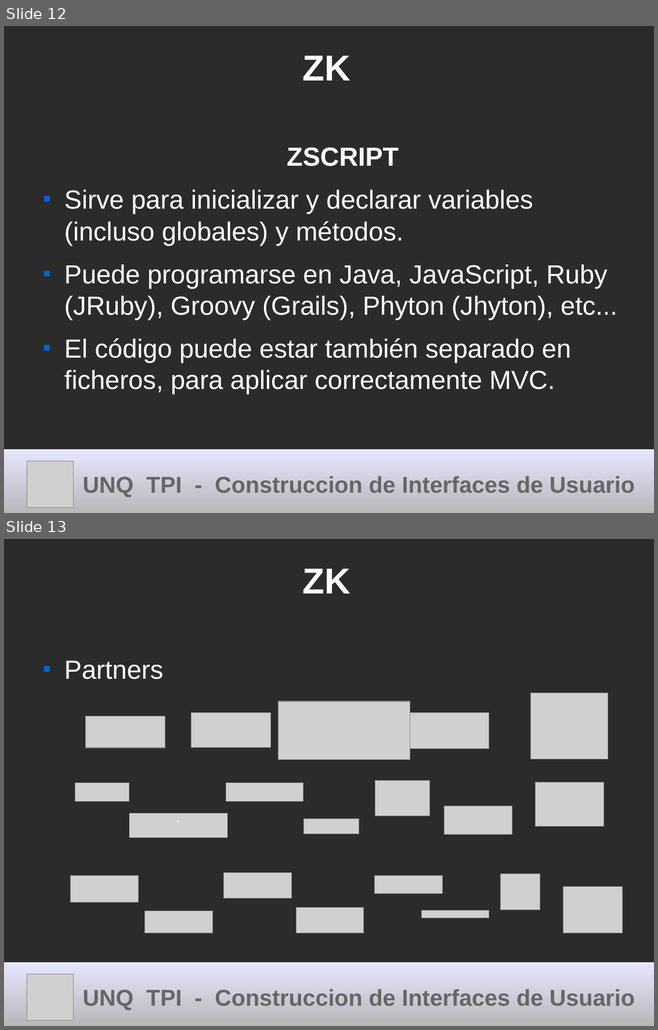
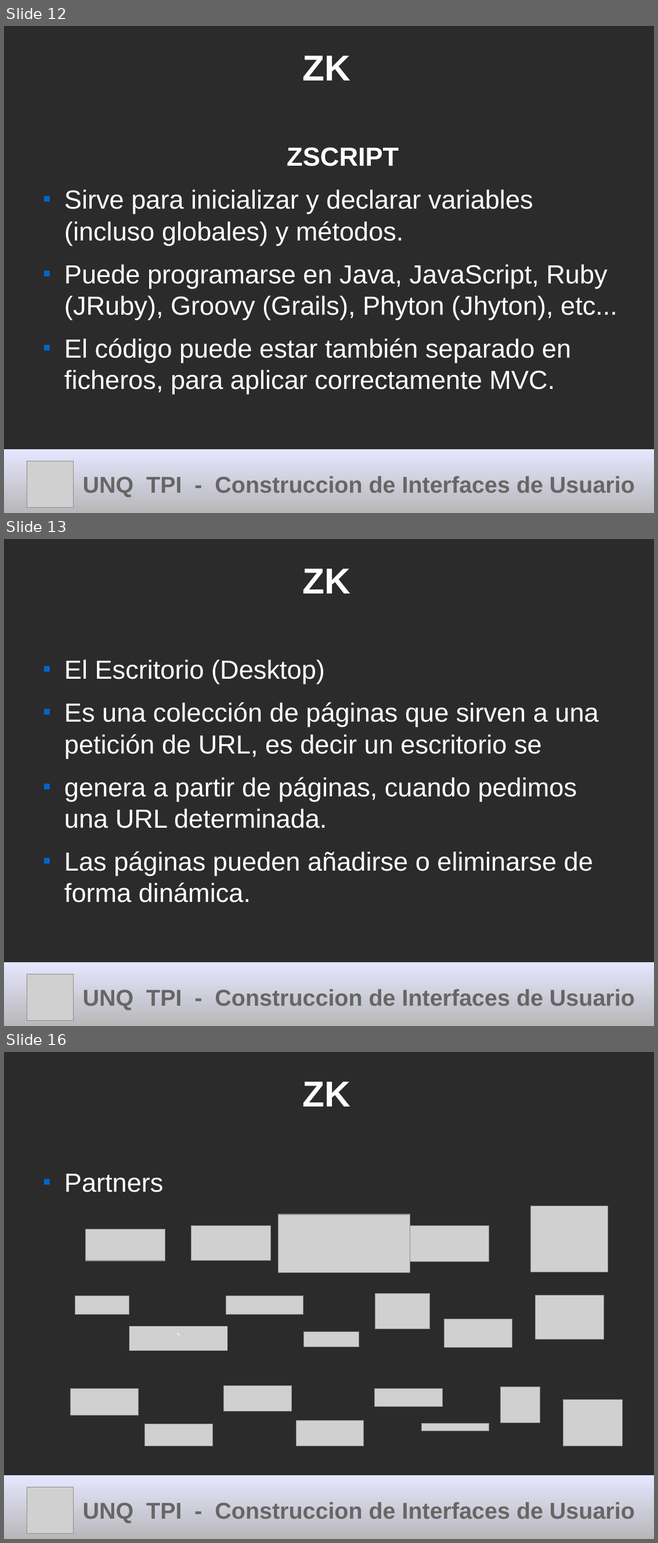
Before and after one commit to cdmarchionne/tpi-ui-tp-esferas, a slide deck: ZK/resources/Presentacion ZK.odp. Shown one above the other, each under a label of ours: slides 12 and 13 before the commit, slides 12, 13 and 16 after it; the slides between them are not shown. The pictures are 658x1030 and 658x1543 pixels, drawn with LibreOffice and Linux fonts; fonts in the diff are those of the drawing; grey boxes stand for pictures; background and template pictures are left out; a plain dark background stands for a picture behind light text. Boxes give left, top, right and bottom in pixels: in the first picture for what was removed or moved away, otherwise in the second. Text is boxed around its words. In the diff, an @@ line names an element or a change of style, - is before the commit and + after.

```diff
--- a/ZK/resources/Presentacion ZK.odp
+++ b/ZK/resources/Presentacion ZK.odp
@@ slide 13 added at (x1=4, y1=539, x2=654, y2=1026), background picture (left out) @@
@@ title added at (x1=303, y1=569, x2=351, y2=594), 44 pt, text #FFFFFF, bold @@
+ZK
@@ text added at (x1=64, y1=660, x2=598, y2=903), 32 pt, text #FFFFFF @@
+■ El Escritorio (Desktop)
+■ Es una colección de páginas que sirven a una petición de URL, es decir un escritorio se
+■ genera a partir de páginas, cuando pedimos una URL determinada.
+■ Las páginas pueden añadirse o eliminarse de forma dinámica.
@@ title added at (x1=4, y1=963, x2=654, y2=1026), fill gradient #E6E6FF to #B3B3B3, 28 pt, text #666666, bold @@
+UNQ TPI - Construccion de Interfaces de Usuario
@@ picture added at (x1=27, y1=975, x2=74, y2=1021) @@
@@ what was slide 13 is now slide 16 @@
```
Also in this commit, not shown: 4 slides changed, 2 other slides added.
